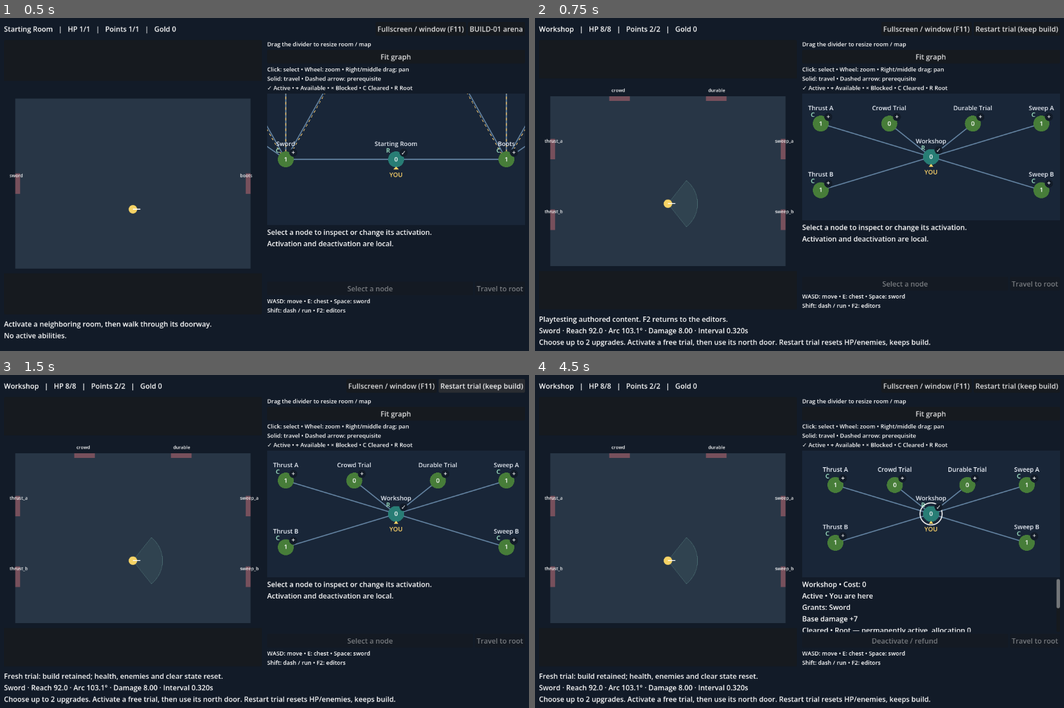
Above: before the commit, frames 1-4 (two rows, left to right).
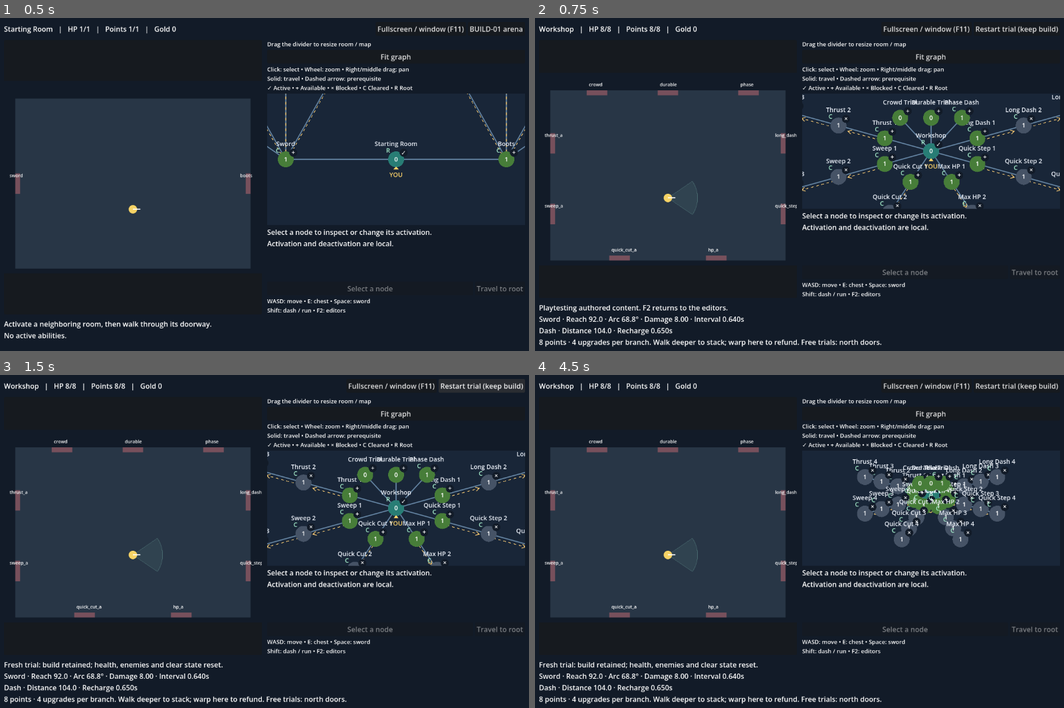
Above: after the commit, the same moments.

Repository: Gammapod/TreeMockup
Game: Godot game, scene res://main.tscn
The game is run twice, just before and just after one commit, with the same random seed, the same clock (stepped at 60 frames per second) and the same inputs.
Inputs (mouse positions are in pixels of both pictures, inside the frame that each line leads up to):
- Up to frame 1 (0.5 s): no input
- Up to frame 2 (0.75 s): click "BUILD-01 arena" at 0.5 s
- Up to frame 3 (1.5 s): click "Restart trial (keep build)" at 1.25 s
- Up to frame 4 (4.5 s): click "Restart trial (keep build)" at 2 s; click "Restart trial (keep build)" at 2.75 s; click "Fit graph" at 3.5 s; tap Enter at 4.25 s; drag from (931, 514) to (852, 468) at 4.27 s

Frame 1 is identical in both runs. In frame 2, 9.9% of the frame differs, in the area x 0-100%, y 2-99%; in frame 3, 10%; in frame 4, 11%.

Commit message:
Cleanup

Diff:
--- a/v2/examples/build_arena.json
+++ b/v2/examples/build_arena.json
@@ -2,24 +2,27 @@
   "format": "room-tree",
   "version": 1,
   "id": "build_arena",
-  "name": "BUILD-01 — Thrust and Sweep",
+  "name": "BUILD-01 — Stackable Build Workshop",
   "rooms": [
     {
       "id": "workshop", "name": "Safe Workshop", "size": [800, 600], "spawn": [400, 390],
       "clear": {"conditions": [], "effects": [{"kind": "become_root"}]},
       "ports": [
         {"id": "thrust_a", "position": [65, 220]},
-        {"id": "thrust_b", "position": [65, 440]},
-        {"id": "sweep_a", "position": [735, 220]},
-        {"id": "sweep_b", "position": [735, 440]},
-        {"id": "crowd", "position": [250, 85]},
-        {"id": "durable", "position": [550, 85]}
+        {"id": "sweep_a", "position": [65, 440]},
+        {"id": "quick_cut_a", "position": [250, 555]},
+        {"id": "long_dash_a", "position": [735, 220]},
+        {"id": "quick_step_a", "position": [735, 440]},
+        {"id": "hp_a", "position": [550, 555]},
+        {"id": "phase", "position": [650, 85]},
+        {"id": "crowd", "position": [180, 85]},
+        {"id": "durable", "position": [400, 85]}
       ],
       "objects": []
     },
     {
       "id": "upgrade", "name": "Upgrade Practice", "size": [800, 600],
-      "ports": [{"id": "west", "position": [65, 320]}, {"id": "east", "position": [735, 320]}],
+      "ports": [{"id": "west", "position": [65, 320]}, {"id": "east", "position": [735, 320]}, {"id": "north", "position": [400, 85]}, {"id": "south", "position": [400, 555]}],
       "objects": []
     },
     {
@@ -44,21 +47,63 @@
     }
   ],
   "dungeon": {
-    "root": "start", "initial_capacity": 2, "base_hp": 8,
+    "root": "start", "initial_capacity": 8, "base_hp": 8,
     "nodes": [
-      {"id": "start", "name": "Workshop", "template": "workshop", "cost": 0, "requires_all": [], "requires_any": [], "abilities": ["sword"], "modifiers": {"sword_damage_bonus": 7}, "map_position": [400, 420]},
-      {"id": "thrust_a", "name": "Thrust A", "template": "upgrade", "cost": 1, "requires_all": [], "requires_any": [], "abilities": [], "modifiers": {"sword_range_multiplier": 1.3, "sword_arc_multiplier": 0.7}, "map_position": [70, 320]},
-      {"id": "thrust_b", "name": "Thrust B", "template": "upgrade", "cost": 1, "requires_all": [], "requires_any": [], "abilities": [], "modifiers": {"sword_range_multiplier": 1.3, "sword_arc_multiplier": 0.7}, "map_position": [70, 520]},
-      {"id": "sweep_a", "name": "Sweep A", "template": "upgrade", "cost": 1, "requires_all": [], "requires_any": [], "abilities": [], "modifiers": {"sword_arc_multiplier": 1.5, "sword_damage_multiplier": 0.75}, "map_position": [730, 320]},
-      {"id": "sweep_b", "name": "Sweep B", "template": "upgrade", "cost": 1, "requires_all": [], "requires_any": [], "abilities": [], "modifiers": {"sword_arc_multiplier": 1.5, "sword_damage_multiplier": 0.75}, "map_position": [730, 520]},
-      {"id": "crowd", "name": "Crowd Trial", "template": "crowd_trial", "cost": 0, "requires_all": [], "requires_any": [], "abilities": [], "map_position": [275, 320]},
-      {"id": "durable", "name": "Durable Trial", "template": "durable_trial", "cost": 0, "requires_all": [], "requires_any": [], "abilities": [], "map_position": [525, 320]}
+      {"id": "start", "name": "Workshop", "template": "workshop", "cost": 0, "requires_all": [], "requires_any": [], "abilities": ["sword", "dash"], "modifiers": {"sword_damage_bonus": 7, "sword_arc_multiplier": 0.6666666666666666, "sword_cooldown_multiplier": 2.0}, "map_position": [0, 0]},
+      {"id": "thrust_a", "name": "Thrust 1", "template": "upgrade", "cost": 1, "requires_all": [], "requires_any": [], "abilities": [], "modifiers": {"sword_range_multiplier": 1.3, "sword_arc_multiplier": 0.7}, "map_position": [-360, -100]},
+      {"id": "thrust_b", "name": "Thrust 2", "template": "upgrade", "cost": 1, "requires_all": ["thrust_a"], "requires_any": [], "abilities": [], "modifiers": {"sword_range_multiplier": 1.3, "sword_arc_multiplier": 0.7}, "map_position": [-720, -200]},
+      {"id": "thrust_c", "name": "Thrust 3", "template": "upgrade", "cost": 1, "requires_all": ["thrust_b"], "requires_any": [], "abilities": [], "modifiers": {"sword_range_multiplier": 1.3, "sword_arc_multiplier": 0.7}, "map_position": [-1080, -300]},
+      {"id": "thrust_d", "name": "Thrust 4", "template": "upgrade", "cost": 1, "requires_all": ["thrust_c"], "requires_any": [], "abilities": [], "modifiers": {"sword_range_multiplier": 1.3, "sword_arc_multiplier": 0.7}, "map_position": [-1440, -400]},
+      {"id": "sweep_a", "name": "Sweep 1", "template": "upgrade", "cost": 1, "requires_all": [], "requires_any": [], "abilities": [], "modifiers": {"sword_arc_multiplier": 1.5, "sword_damage_multiplier": 0.75}, "map_position": [-360, 100]},
+      {"id": "sweep_b", "name": "Sweep 2", "template": "upgrade", "cost": 1, "requires_all": ["sweep_a"], "requires_any": [], "abilities": [], "modifiers": {"sword_arc_multiplier": 1.5, "sword_damage_multiplier": 0.75}, "map_position": [-720, 200]},
+      {"id": "sweep_c", "name": "Sweep 3", "template": "upgrade", "cost": 1, "requires_all": ["sweep_b"], "requires_any": [], "abilities": [], "modifiers": {"sword_arc_multiplier": 1.5, "sword_damage_multiplier": 0.75}, "map_position": [-1080, 300]},
+      {"id": "sweep_d", "name": "Sweep 4", "template": "upgrade", "cost": 1, "requires_all": ["sweep_c"], "requires_any": [], "abilities": [], "modifiers": {"sword_arc_multiplier": 1.5, "sword_damage_multiplier": 0.75}, "map_position": [-1440, 400]},
+      {"id": "quick_cut_a", "name": "Quick Cut 1", "template": "upgrade", "cost": 1, "requires_all": [], "requires_any": [], "abilities": [], "modifiers": {"sword_cooldown_multiplier": 0.75, "sword_range_multiplier": 0.8}, "map_position": [-160, 240]},
+      {"id": "quick_cut_b", "name": "Quick Cut 2", "template": "upgrade", "cost": 1, "requires_all": ["quick_cut_a"], "requires_any": [], "abilities": [], "modifiers": {"sword_cooldown_multiplier": 0.75, "sword_range_multiplier": 0.8}, "map_position": [-320, 480]},
+      {"id": "quick_cut_c", "name": "Quick Cut 3", "template": "upgrade", "cost": 1, "requires_all": ["quick_cut_b"], "requires_any": [], "abilities": [], "modifiers": {"sword_cooldown_multiplier": 0.75, "sword_range_multiplier": 0.8}, "map_position": [-480, 720]},
+      {"id": "quick_cut_d", "name": "Quick Cut 4", "template": "upgrade", "cost": 1, "requires_all": ["quick_cut_c"], "requires_any": [], "abilities": [], "modifiers": {"sword_cooldown_multiplier": 0.75, "sword_range_multiplier": 0.8}, "map_position": [-640, 960]},
+      {"id": "long_dash_a", "name": "Long Dash 1", "template": "upgrade", "cost": 1, "requires_all": [], "requires_any": [], "abilities": [], "modifiers": {"dash_distance_multiplier": 1.4, "dash_cooldown_multiplier": 1.4}, "map_position": [360, -100]},
+      {"id": "long_dash_b", "name": "Long Dash 2", "template": "upgrade", "cost": 1, "requires_all": ["long_dash_a"], "requires_any": [], "abilities": [], "modifiers": {"dash_distance_multiplier": 1.4, "dash_cooldown_multiplier": 1.4}, "map_position": [720, -200]},
+      {"id": "long_dash_c", "name": "Long Dash 3", "template": "upgrade", "cost": 1, "requires_all": ["long_dash_b"], "requires_any": [], "abilities": [], "modifiers": {"dash_distance_multiplier": 1.4, "dash_cooldown_multiplier": 1.4}, "map_position": [1080, -300]},
+      {"id": "long_dash_d", "name": "Long Dash 4", "template": "upgrade", "cost": 1, "requires_all": ["long_dash_c"], "requires_any": [], "abilities": [], "modifiers": {"dash_distance_multiplier": 1.4, "dash_cooldown_multiplier": 1.4}, "map_position": [1440, -400]},
+      {"id": "quick_step_a", "name": "Quick Step 1", "template": "upgrade", "cost": 1, "requires_all": [], "requires_any": [], "abilities": [], "modifiers": {"dash_distance_multiplier": 0.75, "dash_cooldown_multiplier": 0.7}, "map_position": [360, 100]},
+      {"id": "quick_step_b", "name": "Quick Step 2", "template": "upgrade", "cost": 1, "requires_all": ["quick_step_a"], "requires_any": [], "abilities": [], "modifiers": {"dash_distance_multiplier": 0.75, "dash_cooldown_multiplier": 0.7}, "map_position": [720, 200]},
+      {"id": "quick_step_c", "name": "Quick Step 3", "template": "upgrade", "cost": 1, "requires_all": ["quick_step_b"], "requires_any": [], "abilities": [], "modifiers": {"dash_distance_multiplier": 0.75, "dash_cooldown_multiplier": 0.7}, "map_position": [1080, 300]},
+      {"id": "quick_step_d", "name": "Quick Step 4", "template": "upgrade", "cost": 1, "requires_all": ["quick_step_c"], "requires_any": [], "abilities": [], "modifiers": {"dash_distance_multiplier": 0.75, "dash_cooldown_multiplier": 0.7}, "map_position": [1440, 400]},
+      {"id": "hp_a", "name": "Max HP 1", "template": "upgrade", "cost": 1, "requires_all": [], "requires_any": [], "abilities": [], "modifiers": {"max_hp_bonus": 1}, "map_position": [160, 240]},
+      {"id": "hp_b", "name": "Max HP 2", "template": "upgrade", "cost": 1, "requires_all": ["hp_a"], "requires_any": [], "abilities": [], "modifiers": {"max_hp_bonus": 1}, "map_position": [320, 480]},
+      {"id": "hp_c", "name": "Max HP 3", "template": "upgrade", "cost": 1, "requires_all": ["hp_b"], "requires_any": [], "abilities": [], "modifiers": {"max_hp_bonus": 1}, "map_position": [480, 720]},
+      {"id": "hp_d", "name": "Max HP 4", "template": "upgrade", "cost": 1, "requires_all": ["hp_c"], "requires_any": [], "abilities": [], "modifiers": {"max_hp_bonus": 1}, "map_position": [640, 960]},
+      {"id": "phase", "name": "Phase Dash", "template": "upgrade", "cost": 1, "requires_all": [], "requires_any": [], "abilities": [], "modifiers": {"dash_style": "phase"}, "map_position": [240, -260]},
+      {"id": "crowd", "name": "Crowd Trial", "template": "crowd_trial", "cost": 0, "requires_all": [], "requires_any": [], "abilities": [], "map_position": [-240, -260]},
+      {"id": "durable", "name": "Durable Trial", "template": "durable_trial", "cost": 0, "requires_all": [], "requires_any": [], "abilities": [], "map_position": [0, -260]}
     ],
     "links": [
       {"id": "thrust_a", "a": "start", "b": "thrust_a", "a_port": "thrust_a", "b_port": "east", "activate_from": ["start", "thrust_a"]},
-      {"id": "thrust_b", "a": "start", "b": "thrust_b", "a_port": "thrust_b", "b_port": "east", "activate_from": ["start", "thrust_b"]},
-      {"id": "sweep_a", "a": "start", "b": "sweep_a", "a_port": "sweep_a", "b_port": "west", "activate_from": ["start", "sweep_a"]},
-      {"id": "sweep_b", "a": "start", "b": "sweep_b", "a_port": "sweep_b", "b_port": "west", "activate_from": ["start", "sweep_b"]},
+      {"id": "thrust_b", "a": "thrust_a", "b": "thrust_b", "a_port": "west", "b_port": "east", "activate_from": ["thrust_a"]},
+      {"id": "thrust_c", "a": "thrust_b", "b": "thrust_c", "a_port": "west", "b_port": "east", "activate_from": ["thrust_b"]},
+      {"id": "thrust_d", "a": "thrust_c", "b": "thrust_d", "a_port": "west", "b_port": "east", "activate_from": ["thrust_c"]},
+      {"id": "sweep_a", "a": "start", "b": "sweep_a", "a_port": "sweep_a", "b_port": "east", "activate_from": ["start", "sweep_a"]},
+      {"id": "sweep_b", "a": "sweep_a", "b": "sweep_b", "a_port": "west", "b_port": "east", "activate_from": ["sweep_a"]},
+      {"id": "sweep_c", "a": "sweep_b", "b": "sweep_c", "a_port": "west", "b_port": "east", "activate_from": ["sweep_b"]},
+      {"id": "sweep_d", "a": "sweep_c", "b": "sweep_d", "a_port": "west", "b_port": "east", "activate_from": ["sweep_c"]},
+      {"id": "quick_cut_a", "a": "start", "b": "quick_cut_a", "a_port": "quick_cut_a", "b_port": "north", "activate_from": ["start", "quick_cut_a"]},
+      {"id": "quick_cut_b", "a": "quick_cut_a", "b": "quick_cut_b", "a_port": "south", "b_port": "north", "activate_from": ["quick_cut_a"]},
+      {"id": "quick_cut_c", "a": "quick_cut_b", "b": "quick_cut_c", "a_port": "south", "b_port": "north", "activate_from": ["quick_cut_b"]},
+      {"id": "quick_cut_d", "a": "quick_cut_c", "b": "quick_cut_d", "a_port": "south", "b_port": "north", "activate_from": ["quick_cut_c"]},
+      {"id": "long_dash_a", "a": "start", "b": "long_dash_a", "a_port": "long_dash_a", "b_port": "west", "activate_from": ["start", "long_dash_a"]},
+      {"id": "long_dash_b", "a": "long_dash_a", "b": "long_dash_b", "a_port": "east", "b_port": "west", "activate_from": ["long_dash_a"]},
+      {"id": "long_dash_c", "a": "long_dash_b", "b": "long_dash_c", "a_port": "east", "b_port": "west", "activate_from": ["long_dash_b"]},
+      {"id": "long_dash_d", "a": "long_dash_c", "b": "long_dash_d", "a_port": "east", "b_port": "west", "activate_from": ["long_dash_c"]},
+      {"id": "quick_step_a", "a": "start", "b": "quick_step_a", "a_port": "quick_step_a", "b_port": "west", "activate_from": ["start", "quick_step_a"]},
+      {"id": "quick_step_b", "a": "quick_step_a", "b": "quick_step_b", "a_port": "east", "b_port": "west", "activate_from": ["quick_step_a"]},
+      {"id": "quick_step_c", "a": "quick_step_b", "b": "quick_step_c", "a_port": "east", "b_port": "west", "activate_from": ["quick_step_b"]},
+      {"id": "quick_step_d", "a": "quick_step_c", "b": "quick_step_d", "a_port": "east", "b_port": "west", "activate_from": ["quick_step_c"]},
+      {"id": "hp_a", "a": "start", "b": "hp_a", "a_port": "hp_a", "b_port": "north", "activate_from": ["start", "hp_a"]},
+      {"id": "hp_b", "a": "hp_a", "b": "hp_b", "a_port": "south", "b_port": "north", "activate_from": ["hp_a"]},
+      {"id": "hp_c", "a": "hp_b", "b": "hp_c", "a_port": "south", "b_port": "north", "activate_from": ["hp_b"]},
+      {"id": "hp_d", "a": "hp_c", "b": "hp_d", "a_port": "south", "b_port": "north", "activate_from": ["hp_c"]},
+      {"id": "phase", "a": "start", "b": "phase", "a_port": "phase", "b_port": "south", "activate_from": ["start", "phase"]},
       {"id": "crowd", "a": "start", "b": "crowd", "a_port": "crowd", "b_port": "south", "activate_from": ["start", "crowd"]},
       {"id": "durable", "a": "start", "b": "durable", "a_port": "durable", "b_port": "south", "activate_from": ["start", "durable"]}
     ],
@@ -66,6 +111,6 @@
   },
   "extensions": {
     "experiment": "BUILD-01",
-    "playtest": "Allocate zero, one, or two upgrades in the Workshop. Activate either free trial room and walk through its north door. Base damage 8; double Sweep damage 4.5. Crowd bats have 4 HP; durable target has 24 HP (3/4/6 hits for zero/one/two Sweeps). Restart trial retains allocations but resets enemies, clear state, health and position. Return to Workshop for refunds."
+    "playtest": "Eight points; six four-node chains: Thrust, Sweep, Quick Cut, Long Dash, Quick Step, Max HP. Each node costs one and later nodes require the previous node. Sword and Dash are granted at the Workshop. Phase Dash is a separate one-point choice. Walk down branches to allocate deeper stacks; warp to Workshop to refund whole branches or enter free trials. Restart trial retains all allocations and initializes full health including HP upgrades. Arena base sword: reach 92, arc 1.2 radians, damage 8, interval 0.64 seconds. Four Sweeps reach 348 degrees and four Quick Cuts reach 0.2025 seconds without saturation. Crowd bats have 4 HP; durable bat has 24 HP."
   }
 }
--- a/v2/main.gd
+++ b/v2/main.gd
@@ -111,10 +111,7 @@
 		return
 	if kind == "trial":
 		var selected: Array = progression.active.keys()
-		_play_document(data)
-		for id in selected:
-			if id != data.root:
-				progression.activate(id, data.root)
+		_start_run(data, selected)
 		message = "Fresh trial: build retained; health, enemies and clear state reset."
 		_refresh()
 		return
@@ -200,7 +197,7 @@
 	shell.retry_button.visible = arena
 	shell.arena_button.visible = not arena
 	if arena and current == data.root:
-		status.text += "\nChoose up to 2 upgrades. Activate a free trial, then use its north door. Restart trial resets HP/enemies, keeps build."
+		status.text += "\n8 points · 4 upgrades per branch. Walk deeper to stack; warp here to refund. Free trials: north doors."
 	room.queue_redraw()
 
 func _ability_stats(caps: Dictionary) -> String:
@@ -248,7 +245,12 @@
 	shell.show()
 
 func _play_document(compiled: Dictionary) -> void:
-	# Playtest starts a fresh run, never mutating the editor's source document.
+	_start_run(compiled)
+	# Only an explicit Playtest/launch intent exits authoring.
+	_close_studio()
+
+func _start_run(compiled: Dictionary, retained_build: Array = []) -> void:
+	# Fresh runtime state never mutates source content or editor visibility.
 	room.get_parent().remove_child(room)
 	room.queue_free()
 	room = null
@@ -257,6 +259,13 @@
 	data = compiled
 	tree_ui.configure(data)
 	progression = PROGRESSION.new(data)
+	# Replay the arena's allocation order from active neighboring nodes. Restore
+	# deep branches before initializing fresh-trial health from the final build.
+	for id in retained_build:
+		if progression.active.has(id):
+			continue
+		for source in progression.neighbors(id):
+			if progression.activate(id, source).ok:
+				break
 	message = "Playtesting authored content. F2 returns to the editors."
 	_enter_room(data.root, "", progression.capabilities().max_hp)
-	_close_studio()
--- a/v2/tests/arena_tests.gd
+++ b/v2/tests/arena_tests.gd
@@ -1,7 +1,7 @@
 extends SceneTree
 
-# BUILD-01 arena: all two-upgrade combinations are locally reachable, encounters
-# consume no build points, and explicit fresh trials reset enemies/HP, not build.
+# BUILD-01 arena: six four-deep chains support focused/mixed eight-point builds.
+# Encounters cost no points; fresh trials reset enemies/HP, retaining deep builds.
 const STORE = preload("res://authoring/content_store.gd")
 const ADAPTER = preload("res://authoring/runtime_adapter.gd")
 const MODEL = preload("res://progression.gd")
@@ -21,24 +21,59 @@
 	if not compiled.ok:
 		_finish()
 		return
-	var upgrades := ["thrust_a", "thrust_b", "sweep_a", "sweep_b"]
-	for i in range(4):
-		for j in range(i + 1, 4):
+	var branches := ["thrust", "sweep", "quick_cut", "long_dash", "quick_step", "hp"]
+	_expect(compiled.data.nodes.size() == 28, "Six four-node chains, root, Phase and two trials")
+	_expect(compiled.data.initial_capacity == 8, "Eight-point testing budget")
+	if not compiled.data.nodes.has("hp_d"):
+		_finish()
+		return
+	for i in range(branches.size()):
+		for j in range(i + 1, branches.size()):
 			var model = MODEL.new(compiled.data)
-			_expect(model.activate(upgrades[i], "start").ok and model.activate(upgrades[j], "start").ok, "Every pair is reachable from safe root")
-			_expect(model.available_points() == 0, "Exactly two upgrades fit")
-			for id in upgrades:
-				if not model.active.has(id):
-					_expect(not model.activate(id, "start").ok, "Third upgrade is unaffordable")
+			for branch in [branches[i], branches[j]]:
+				var parent := "start"
+				for suffix in ["a", "b", "c", "d"]:
+					var id: String = branch + "_" + suffix
+					if parent != "start":
+						_expect(not model.activate(id, "start").ok, "Deeper upgrades require visiting branch")
+						_expect(compiled.data.nodes[id].requires_all == [parent], "Chain retains ongoing predecessor support")
+					_expect(model.activate(id, parent).ok and model.can_travel(parent, id), "All four stack levels are reachable")
+					parent = id
+			_expect(model.available_points() == 0, "Two full chains consume eight points")
+			_expect(not model.activate("phase", "start").ok, "Additional ability requires a tradeoff")
 			for id in ["crowd", "durable"]:
 				_expect(model.activate(id, "start").ok and model.can_travel("start", id), "Encounter access costs no upgrade budget")
-			_expect(model.deactivate(upgrades[i], "start").ok, "Safe root allows refund")
+			var refund: Dictionary = model.deactivate(branches[i] + "_a", "start")
+			_expect(refund.ok and refund.affected.size() == 4 and model.available_points() == 4, "Root refund cascades through entire branch")
+	var defaults: Dictionary = MODEL.new(compiled.data).capabilities()
+	_expect(defaults.abilities.has("sword") and defaults.abilities.has("dash"), "Both base actions are available for experimentation")
+	for branch in ["sweep", "quick_cut"]:
+		var model = MODEL.new(compiled.data)
+		var parent := "start"
+		var before: Dictionary = model.capabilities()
+		for suffix in ["a", "b", "c", "d"]:
+			var id: String = branch + "_" + suffix
+			model.activate(id, parent)
+			var after: Dictionary = model.capabilities()
+			_expect(after.sword_arc > before.sword_arc if branch == "sweep" else after.sword_cooldown < before.sword_cooldown, "Every stack gives a real benefit before saturation")
+			before = after
+			parent = id
 	var game = load("res://main.tscn").instantiate()
 	game.data_override = compiled.data
 	root.add_child(game)
 	await process_frame
 	game._toggle("sweep_a")
+	game._enter_room("sweep_a", "west", 8)
 	game._toggle("sweep_b")
+	game._enter_room("start", "", 8)
+	# Preserve deeper nodes and increased maximum health through trial restart.
+	var parent := "start"
+	for suffix in ["a", "b", "c", "d"]:
+		var id: String = "hp_" + suffix
+		game.progression.activate(id, parent)
+		parent = id
+	game._refresh()
+	_expect(game.room.player.hp == 8 and game.room.player.max_hp == 12, "HP chain adds capacity without healing")
 	game._toggle("crowd")
 	game._enter_room("crowd", "south", 2)
 	game.room.defeated["bat_0"] = true
@@ -53,6 +88,18 @@
 	_expect(game.status.text.contains("4.50") and game.status.text.contains("Reach"), "Resulting fractional damage and reach are visible")
 	game.tree_ui.select_node("sweep_a")
 	_expect(game.tree_ui.selection.text.contains("Damage") and game.tree_ui.selection.text.contains("Arc"), "Upgrade benefit and penalty are inspectable")
+	# L1 applies to trial restarts as well as door/root/defeat transitions.
+	game._request_trial_restart()
+	game._open_studio()
+	await process_frame
+	_expect(game.studio.visible and not game.shell.visible and game.room.process_mode == Node.PROCESS_MODE_DISABLED and not game.room.visible, "L1: deferred trial restart preserves editor visibility and pause")
+	game._close_studio()
+	game._request_trial_restart()
+	game._play_document(compiled.data)
+	var fresh_room = game.room
+	game.room.player.hp = 2
+	await process_frame
+	_expect(game.room == fresh_room and game.room.player.hp == 2, "L1: stale trial restart cannot reset a newer run")
 	game.queue_free()
 	await process_frame
 	_finish()
Not shown, added: v2/docs/archive/build-01-closeout.md
Not shown, changed: v2/docs/backlog.md
Not shown, changed: v2/docs/knowledge/architecture.md
Not shown, changed: v2/docs/knowledge/content.md
Not shown, changed: v2/docs/knowledge/experiments.md
Not shown, changed: v2/docs/knowledge/glossary.md
Not shown, changed: v2/docs/knowledge/index.md
Not shown, changed: v2/docs/knowledge/invariants.md
Not shown, changed: v2/docs/knowledge/log.md
Not shown, changed: v2/docs/knowledge/ui.md
